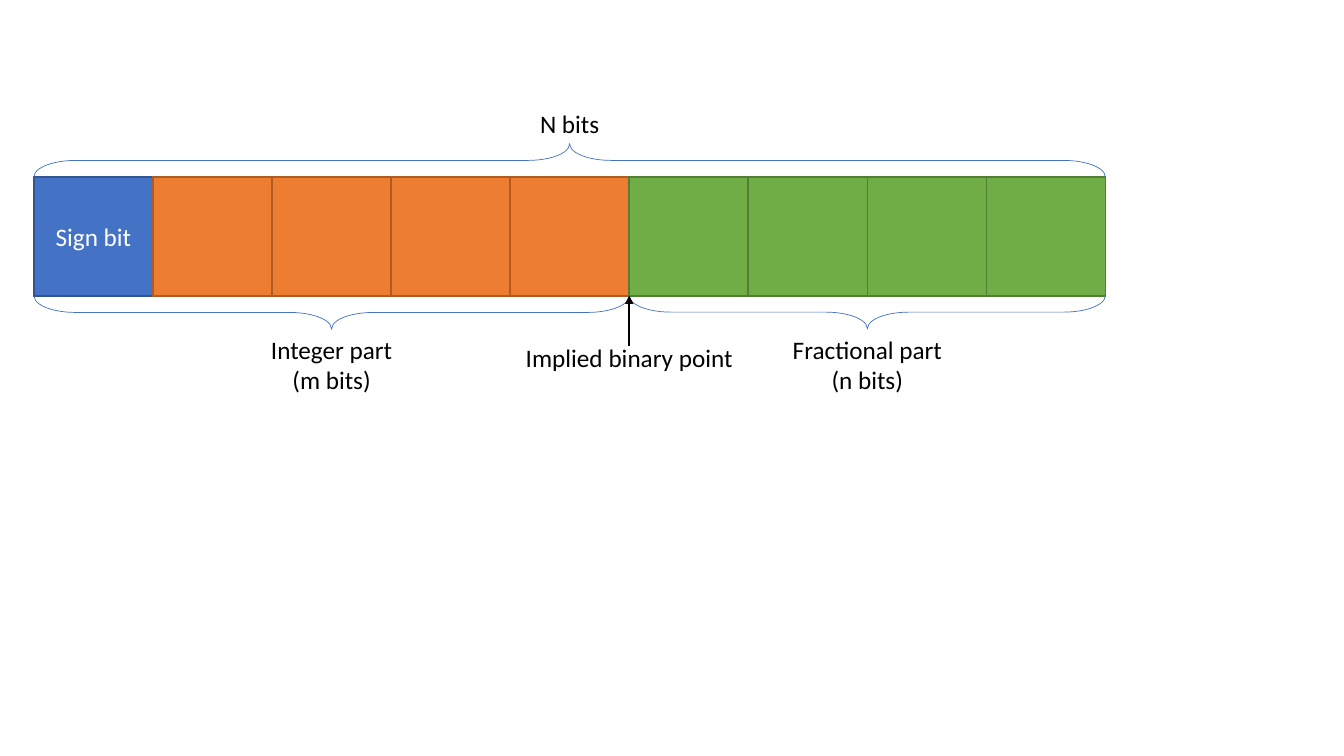
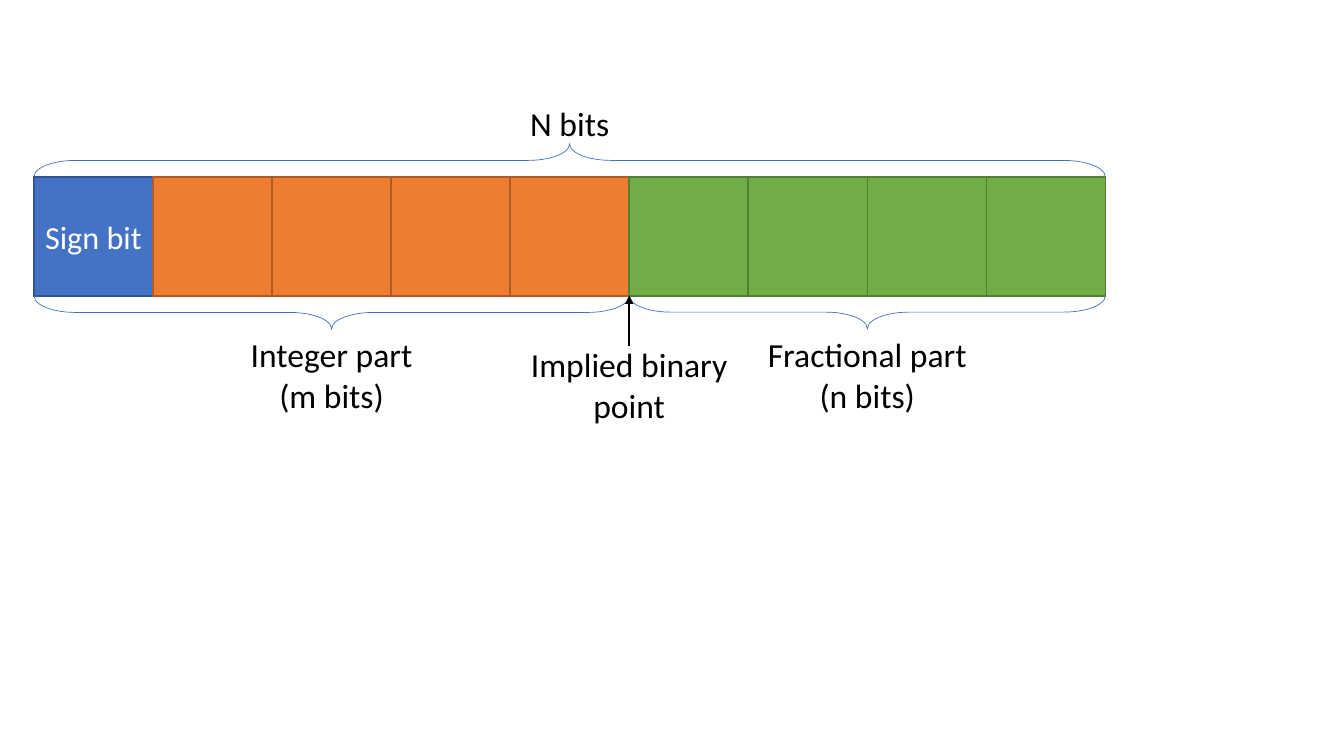
Before and after one commit to ggheysen/UCL-EPL-Master-Thesis-2019-2020, a slide deck: slide 1 of Image/Qformat.pptx. Drawn at 1344x756 pixels with LibreOffice and Linux fonts; fonts in the diff are those of the drawing. Boxes give left, top, right and bottom in pixels: in the first picture for what was removed or moved away, otherwise in the second. Text is boxed around its words. In the diff, an @@ line names an element or a change of style, - is before the commit and + after.

```diff
--- a/Image/Qformat.pptx
+++ b/Image/Qformat.pptx
@@ rectangle "Sign bit" at [34,177,153,296]: size 18 to 23 pt @@
@@ text "Integer part": place and size @@
-text "Integer part" at [271,342,392,393]
+text "Integer part" at [251,345,413,413]
@@ size 18 to 24 pt in 4 elements at [530,112,609,145], [251,345,413,413], [531,353,727,424], [768,343,967,413] @@
@@ text "Fractional part": place and size @@
-text "Fractional part" at [793,341,941,393]
+text "Fractional part" at [768,343,967,413]
```
Also in this commit, not shown: 17 other files.
